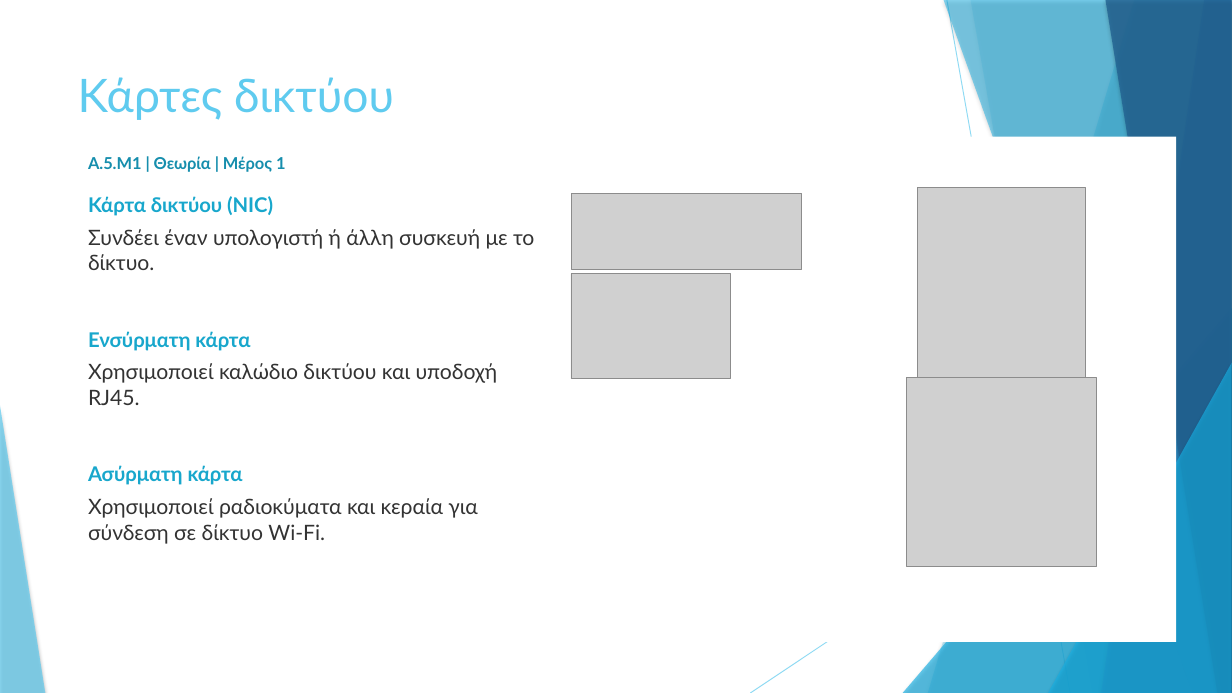
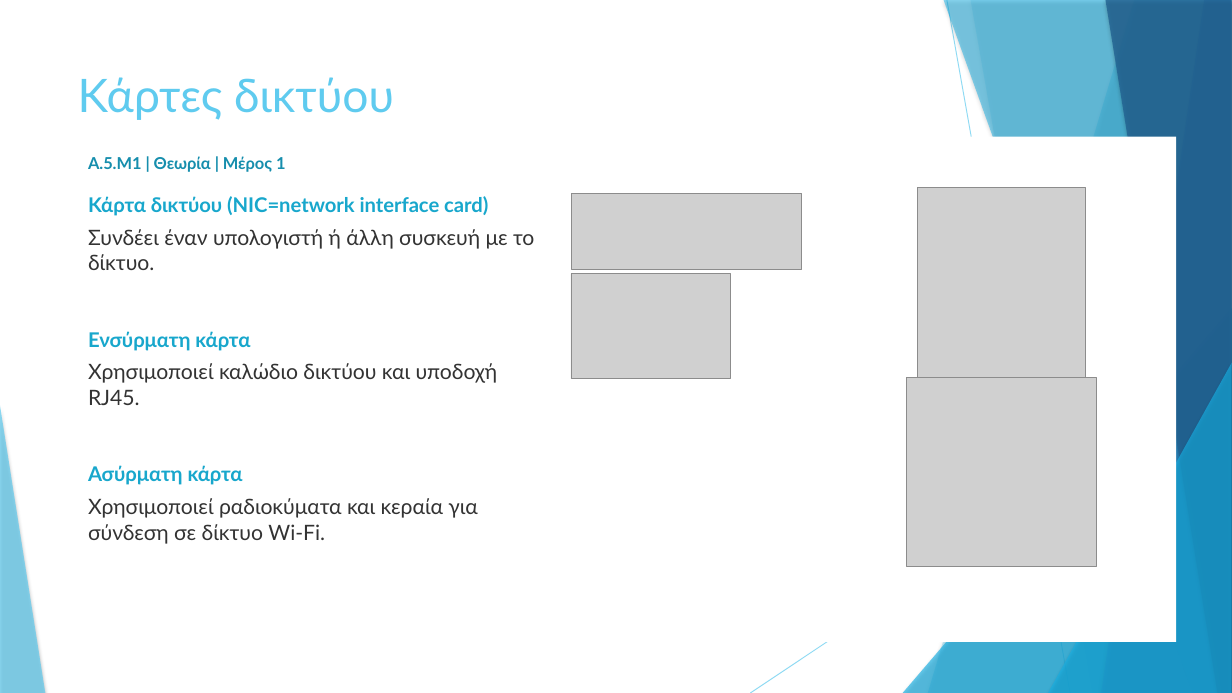
Before and after one commit to aristos32/education, a slide deck: slide 4 of schools-presentations/A Lykeiou/A5 - Computer Networks and Internet/A.5.M1 Εισαγωγή - Μέρος 1.pptx. Drawn at 1232x693 pixels with LibreOffice and Linux fonts; fonts in the diff are those of the drawing; grey boxes stand for pictures. Boxes give left, top, right and bottom in pixels: in the first picture for what was removed or moved away, otherwise in the second. Text is boxed around its words. In the diff, an @@ line names an element or a change of style, - is before the commit and + after.

```diff
--- a/schools-presentations/A Lykeiou/A5 - Computer Networks and Internet/A.5.M1 Εισαγωγή - Μέρος 1.pptx
+++ b/schools-presentations/A Lykeiou/A5 - Computer Networks and Internet/A.5.M1 Εισαγωγή - Μέρος 1.pptx
@@ text at bbox=[88, 196, 488, 216]: text changed @@
-Κάρτα δικτύου (NIC)
+Κάρτα δικτύου (NIC=network interface card)
```
Also in this commit, not shown: 49 other files.
